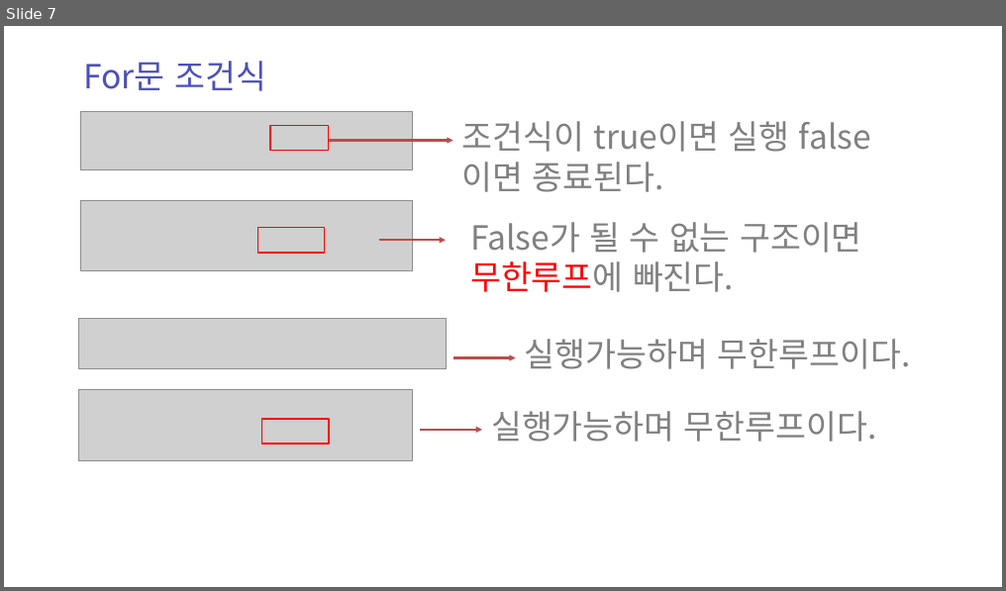
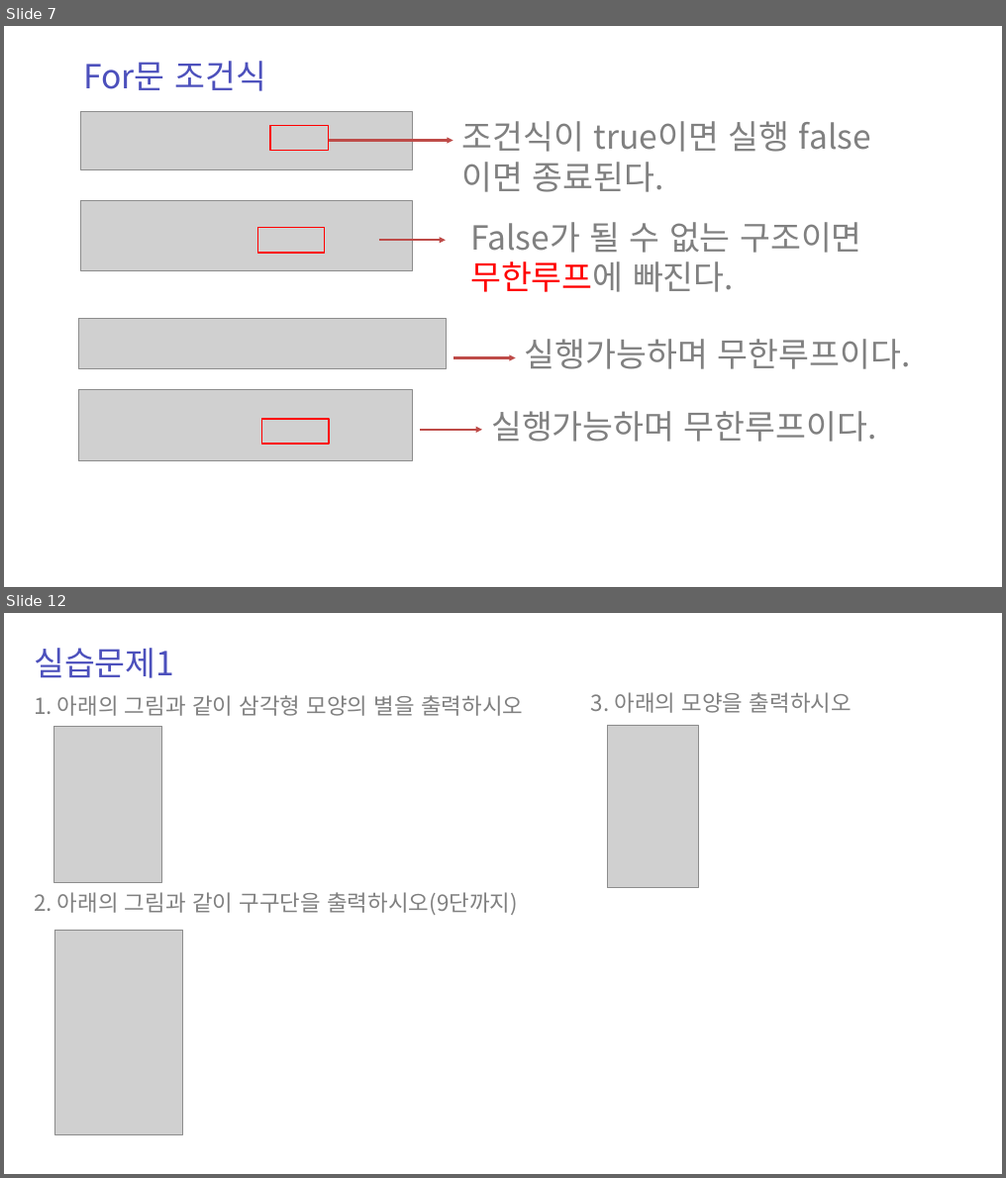
Before and after one commit to zest132/JavaLecture, a slide deck: JavaLecture/LectureFile/java 4강.pptx. Shown one above the other, each under a label of ours: slide 7 before the commit, slides 7 and 12 after it; the slides between them are not shown. The pictures are 1006x591 and 1006x1178 pixels, drawn with LibreOffice and Linux fonts; fonts in the diff are those of the drawing; grey boxes stand for pictures. Boxes give left, top, right and bottom in pixels: in the first picture for what was removed or moved away, otherwise in the second. Text is boxed around its words. In the diff, an @@ line names an element or a change of style, - is before the commit and + after.

```diff
--- a/JavaLecture/LectureFile/java 4강.pptx
+++ b/JavaLecture/LectureFile/java 4강.pptx
@@ slide 12 added at (x1=4, y1=613, x2=1002, y2=1174), background #FFFFFF @@
@@ text added at (x1=34, y1=648, x2=174, y2=678), 48 pt, text #4C50BC @@
+실습문제1
@@ text added at (x1=34, y1=695, x2=523, y2=716), 32 pt, text #808080 @@
+1. 아래의 그림과 같이 삼각형 모양의 별을 출력하시오
@@ text added at (x1=591, y1=692, x2=851, y2=713), 32 pt, text #808080 @@
+3. 아래의 모양을 출력하시오
@@ picture added at (x1=54, y1=726, x2=162, y2=882) @@
@@ picture added at (x1=607, y1=725, x2=698, y2=888) @@
@@ text added at (x1=34, y1=892, x2=518, y2=915), 32 pt, text #808080 @@
+2. 아래의 그림과 같이 구구단을 출력하시오(9단까지)
@@ picture added at (x1=54, y1=930, x2=182, y2=1135) @@
```
Also in this commit, not shown: 3 slides changed, 14 other slides added, 20 slides removed, 4 other files.
